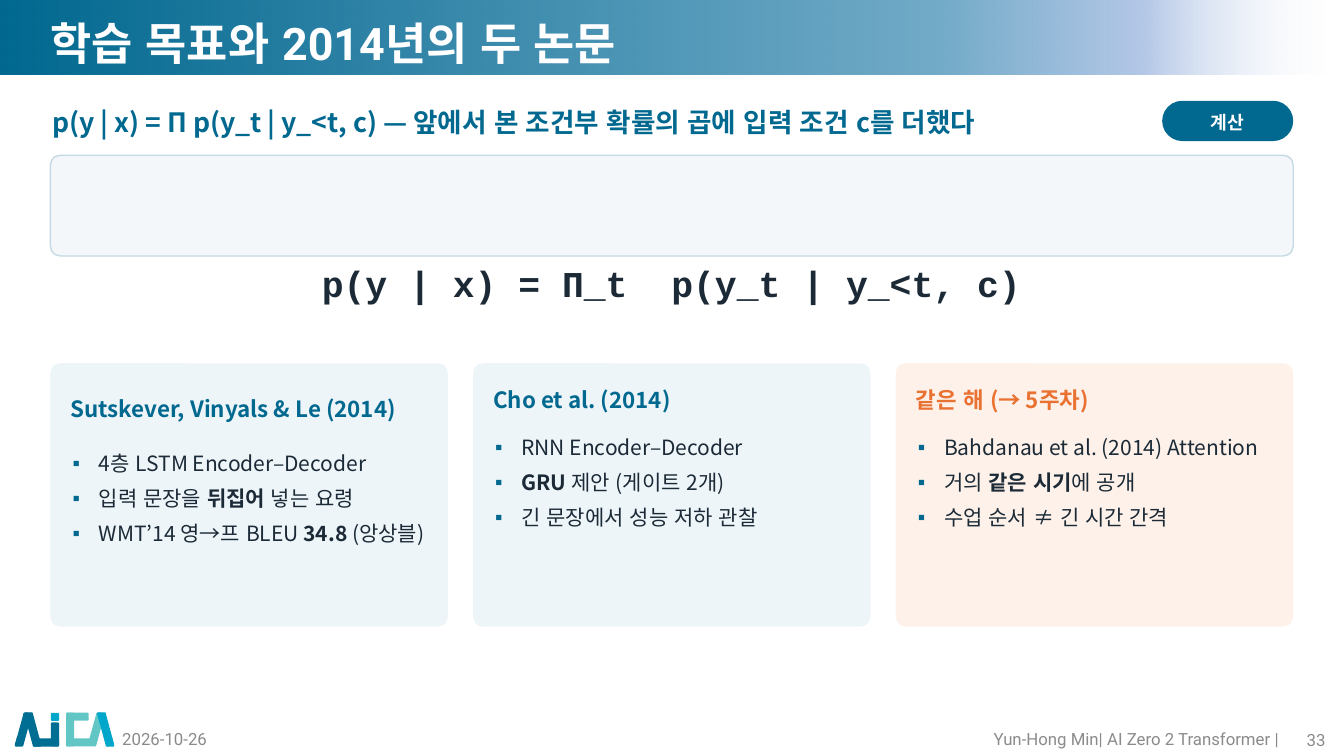
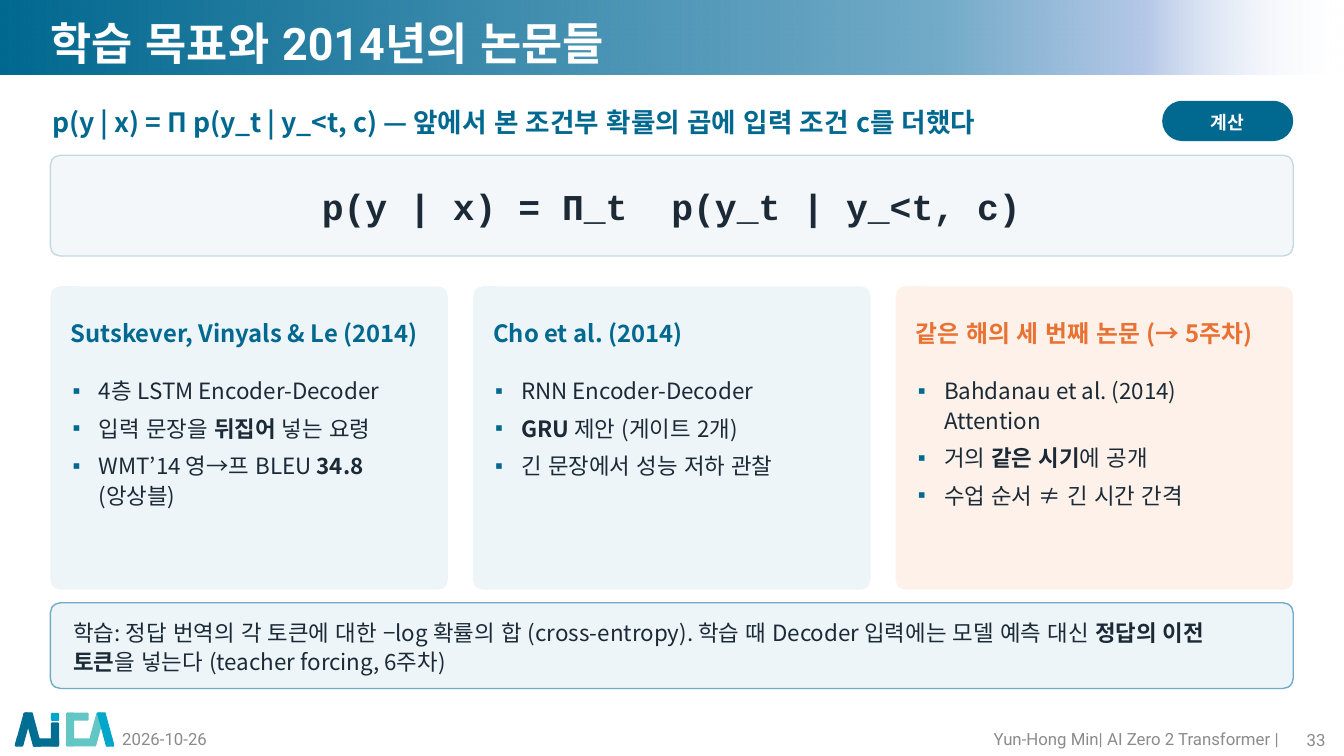
Before and after one commit to myunhh/AI-Zero-2-Transformers, a slide deck: slide 33 of lectures/week04_rnn_lstm_seq2seq.pptx. Drawn at 1344x756 pixels with LibreOffice and Linux fonts; fonts in the diff are those of the drawing; background and template pictures are left out. Boxes give left, top, right and bottom in pixels: in the first picture for what was removed or moved away, otherwise in the second. Text is boxed around its words. In the diff, an @@ line names an element or a change of style, - is before the commit and + after.

```diff
--- a/lectures/week04_rnn_lstm_seq2seq.pptx
+++ b/lectures/week04_rnn_lstm_seq2seq.pptx
@@ title at (51,22,604,64): text changed @@
-학습 목표와 2014년의 두 논문
+학습 목표와 2014년의 논문들
@@ text "p(y | x) = Π_t ...": place and size @@
-text "p(y | x) = Π_t ..." at (322,271,1021,305)
+text "p(y | x) = Π_t ..." at (322,194,1021,228)
@@ rounded rectangle: place and size @@
-rounded rectangle at (50,363,448,626)
+rounded rectangle at (50,286,448,590)
@@ rounded rectangle: place and size @@
-rounded rectangle at (473,363,870,626)
+rounded rectangle at (473,286,870,590)
@@ proportions changed in 3 elements at (50,286,448,590), (473,286,870,590), (896,286,1294,590) @@
@@ rounded rectangle: place and size @@
-rounded rectangle at (896,363,1294,626)
+rounded rectangle at (896,286,1294,590)
@@ text "Sutskever, Vinyals & Le (2014)" at (71,322,418,348): size 16 to 17 pt @@
@@ text "Sutskever, Vinyals & Le (2014)": place and size @@
-text "Sutskever, Vinyals & Le (2014)" at (71,398,396,422)
+text "Sutskever, Vinyals & Le (2014)" at (71,322,418,348)
@@ text "Cho et al. (2014)": place and size @@
-text "Cho et al. (2014)" at (493,389,671,413)
+text "Cho et al. (2014)" at (493,322,682,347)
@@ text "Cho et al. (2014)" at (493,322,682,347): size 16 to 17 pt @@
@@ text at (916,322,1252,347): text changed; size 16 to 17 pt @@
-같은 해 (→ 5주차)
+같은 해의 세 번째 논문 (→ 5주차)
@@ text "4층 LSTM Encoder-Decoder": place and size @@
-text "4층 LSTM Encoder-Decoder" at (99,453,424,545)
+text "4층 LSTM Encoder-Decoder" at (99,380,379,509)
@@ text at (99,380,379,401): text changed; size 15 to 16 pt @@
-▪ 4층 LSTM Encoder–Decoder
+▪ 4층 LSTM Encoder-Decoder
@@ text "RNN Encoder-Decoder": place and size @@
-text "RNN Encoder-Decoder" at (521,438,758,527)
+text "RNN Encoder-Decoder" at (521,381,772,476)
@@ text at (521,381,753,400): text changed; size 15 to 16 pt @@
-▪ RNN Encoder–Decoder
+▪ RNN Encoder-Decoder
@@ text "Bahdanau et al. (2014) Attention": place and size @@
-text "Bahdanau et al. (2014) Attention" at (944,438,1258,527)
+text "Bahdanau et al. (2014) Attention" at (944,381,1183,506)
@@ text "Bahdanau et al. (2014) Attention" at (944,381,1183,506): size 15 to 16 pt @@
@@ text at (99,418,370,509): size 15 to 16 pt in "입력 문장을 뒤집어 넣는 요령", "WMT’14 영→프 BLEU 34.8 (앙상블)" @@
@@ text at (521,418,772,476): size 15 to 16 pt in "GRU 제안 (게이트 2개)", "긴 문장에서 성능 저하 관찰" @@
@@ rounded rectangle added at (50,603,1294,689), fill #EDF5F9, outline #72ABC8 1 pt, 16 pt, text #1B2A36 @@
+학습: 정답 번역의 각 토큰에 대한 −log 확률의 합 (cross-entropy). 학습 때 Decoder 입력에는 모델 예측 대신 정답의 이전 토큰을 넣는다 (teacher forcing, 6주차)
```
Also in this commit, not shown: 27 other slides changed, 14 other files.
